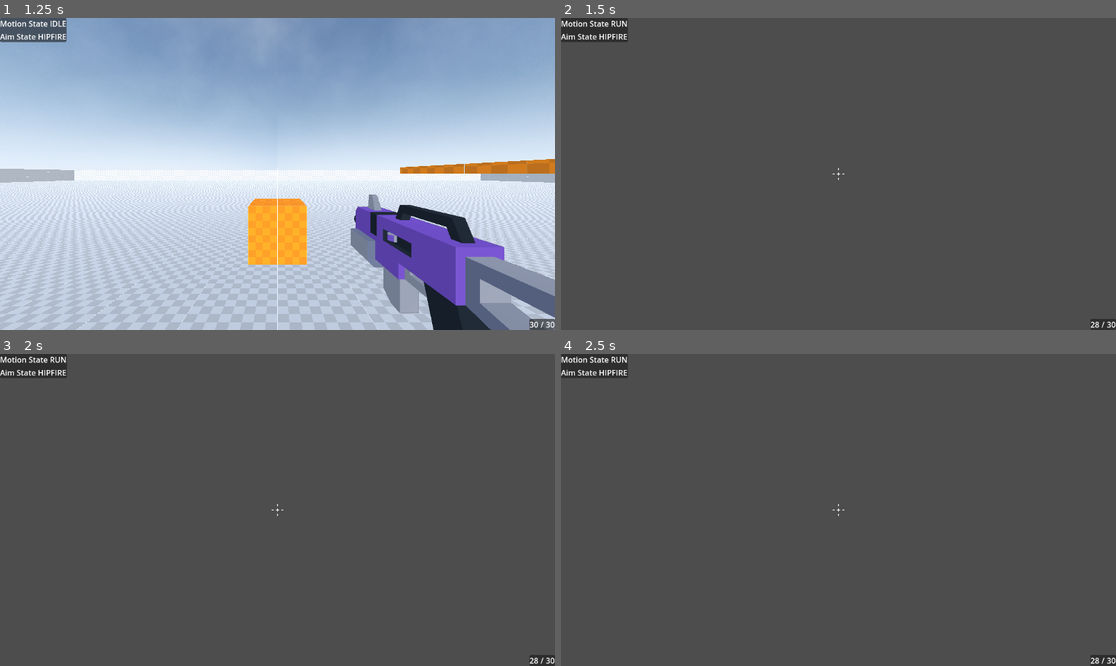
Above: before the commit, frames 1-4 (two rows, left to right).
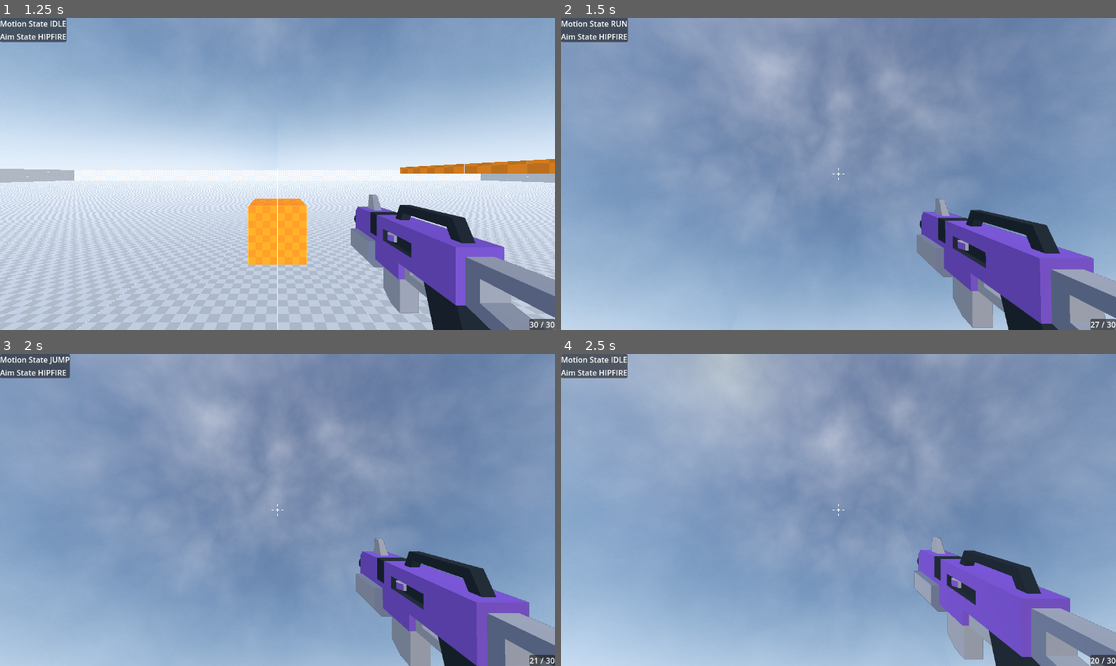
Above: after the commit, the same moments.

Repository: Emaleth/Anathema_old
Game: Godot game, scene res://source/main_menu/main_menu.tscn
The game is run twice, just before and just after one commit, with the same random seed, the same clock (stepped at 60 frames per second) and the same inputs.
Inputs (mouse positions are in pixels of both pictures, inside the frame that each line leads up to):
- Up to frame 1 (1.25 s): click "Play" at 0.5 s
- Up to frame 2 (1.5 s): move the mouse to (866, 174) at 1.27 s; press the mouse at (866, 174) at 1.28 s; hold W (move_forward) from 1.28 s (still down)
- Up to frame 3 (2 s): keep holding W (move_forward); tap Space (jump) at 1.52 s
- Up to frame 4 (2.5 s): keep holding W (move_forward); move the mouse to (810, 510) at 2.02 s; release the mouse at (810, 510) at 2.03 s; tap C (crouch) at 2.1 s; tap Space (jump) at 2.27 s; click (810, 510) at 2.3 s

Frame 1 is identical in both runs. In frame 2, 100% of the frame differs, in the area x 0-100%, y 0-100%; in frame 3, 100%; in frame 4, 100%.
Error after the commit: Invalid call. Nonexistent function 'transposed' in base 'Transform3D'. (res://source/managers/bullet_manager.gd:44)

Commit message:
Changes to be committed: 	modified:   source/managers/bullet_manager.gd 	modified:   source/weapons/blaster_d.gd

Diff:
--- a/source/managers/bullet_manager.gd
+++ b/source/managers/bullet_manager.gd
@@ -4,8 +4,21 @@
 	"default" : {
 		"speed" : 100,
 		"container" : {},
+		"multimesh" : null,
+		"mesh" : null
  	}
 }
+
+
+func _ready() -> void:
+	configure_multimeshes()
+
+
+func configure_multimeshes():
+	for type in bullet_index:
+		var multi_mesh_instance = MultiMeshInstance3D.new()
+		multi_mesh_instance.multimesh = MultiMesh.new()
+		bullet_index[type]["multimesh"] = multi_mesh_instance
 
 
 func _physics_process(delta: float) -> void:
@@ -22,11 +35,19 @@
 #	print(bullet_index[bullet_id]["container"].size())
 
 
-func process_bullets(_delta) -> void:
+func process_bullets(delta) -> void:
 	for type in bullet_index:
+		bullet_index[type]["multimesh"].multimesh.instance_count = bullet_index[type]["container"].size()
 		for uid in bullet_index[type]["container"]:
 			var current_transform : Transform3D = bullet_index[type]["container"][uid]["transform"]
-			var next_transform := current_transform.translated(Vector3.ONE * bullet_index[type]["speed"] * (Time.get_unix_time_from_system() - bullet_index[type]["container"][uid]["time"]))
+#			var next_transform = Transform3D(bullet_index[type]["container"][uid]["transform"].basis, bullet_index[type]["container"][uid]["transform"].origin + (Vector3.FORWARD * bullet_index[type]["container"][uid]["transform"].basis.inverse() * (Time.get_unix_time_from_system() - bullet_index[type]["container"][uid]["time"]) * bullet_index[type]["speed"]))
+			var next_transform = bullet_index[type]["container"][uid]["transform"].transposed(
+					Vector3.FORWARD
+					 * bullet_index[type]["container"][uid]["transform"].basis.inverse()
+					 * (Time.get_unix_time_from_system() - bullet_index[type]["container"][uid]["time"])
+					 * bullet_index[type]["speed"]
+			)
+			bullet_index[type]["container"][uid]["transform"] = next_transform
 			if current_transform.origin.distance_squared_to(next_transform.origin) > pow(1000, 2):
 				destroy_bullet(type, uid, null, null)
 				return
@@ -36,10 +57,12 @@
 				var result = space_state.intersect_ray(query)
 				if result:
 					destroy_bullet(type, uid, result.position, result.collider)
+#		for i in bullet_index[type]["container"].size():
+#			bullet_index[type]["multimesh"].multimesh
 
 
 func destroy_bullet(bullet_id, bullet_uid, _impact_position, impacted_node):
 	bullet_index[bullet_id]["container"].erase(bullet_uid)
 #	print(bullet_uid)
-#	print(impacted_node)
-	if impacted_node: impacted_node.queue_free()
+	print(impacted_node)
+#	if impacted_node: impacted_node.queue_free()
--- a/source/weapons/blaster_d.gd
+++ b/source/weapons/blaster_d.gd
@@ -35,7 +35,7 @@
 			rof_time = 0.0
 			current_ammo -= 1
 			Signals.update_current_ammo.emit(current_ammo)
-			BulletManager.create_bullet(owner, $MuzzleMarker.transform)
+			BulletManager.create_bullet(owner, $MuzzleMarker.global_transform)
 	else:
 		reload()
 
